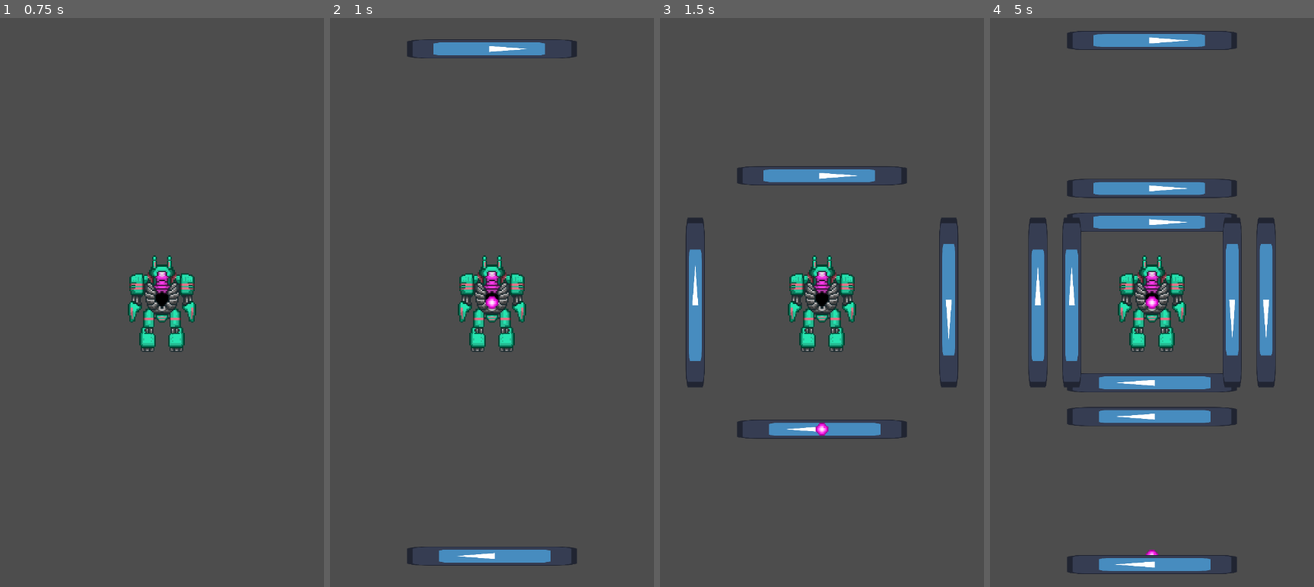
Above: before the commit, frames 1-4 (left to right).
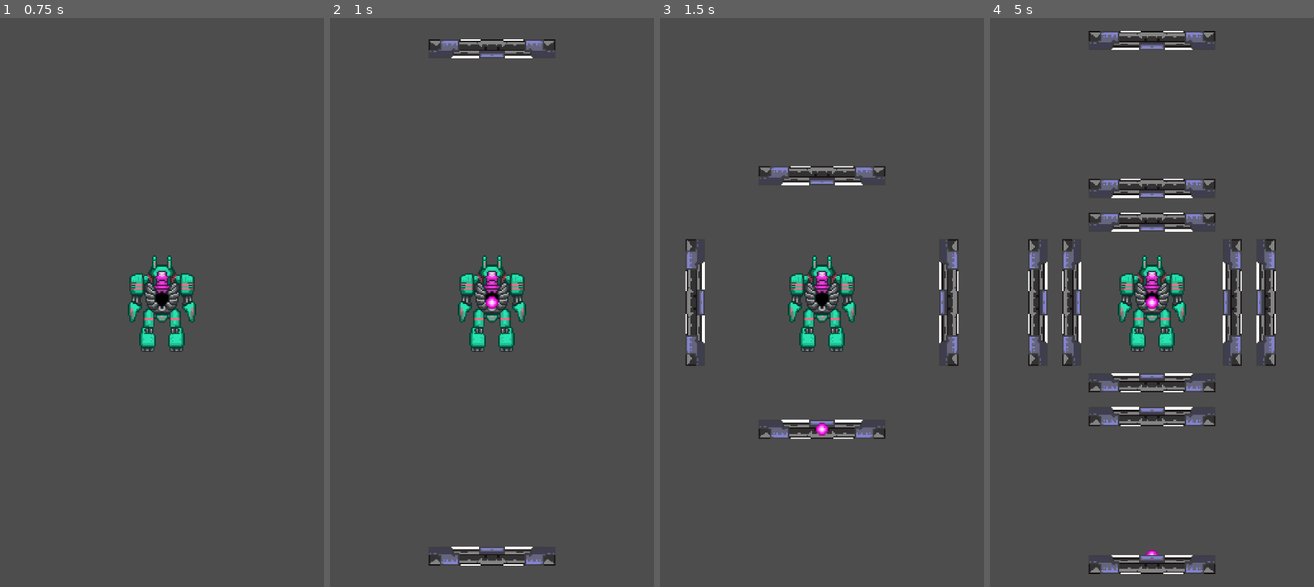
Above: after the commit, the same moments.

Repository: MightyPossum/Kabal-GameJam-2025
Game: Godot game, scene res://assets/scenes/GameScene.tscn
The game is run twice, just before and just after one commit, with the same random seed, the same clock (stepped at 60 frames per second) and the same inputs. The engine's default icon, where the game draws it, is replaced by a stand-in: a white triangle on a blue panel in a dark square.
Inputs:
- Up to frame 1 (0.75 s): tap Enter at 0.5 s
- Up to frame 2 (1 s): no input
- Up to frame 3 (1.5 s): no input
- Up to frame 4 (5 s): no input

Frame 1 is identical in both runs. In frame 2, 2.6% of the frame differs, in the area x 23-77%, y 3-97%; in frame 3, 5.3%; in frame 4, 13%, in the area x 11-89%, y 2-98%.

Commit message:
wall art activate

Diff:
--- a/assets/scenes/basic_projectile.tscn
+++ b/assets/scenes/basic_projectile.tscn
@@ -1,10 +1,18 @@
-[gd_scene load_steps=3 format=3 uid="uid://ccli6u06lnj5y"]
+[gd_scene load_steps=4 format=3 uid="uid://ccli6u06lnj5y"]
 
 [ext_resource type="Script" uid="uid://covikpintekwo" path="res://assets/scenes/basic_projectile.gd" id="1_kv6yc"]
 [ext_resource type="Texture2D" uid="uid://bv18qrdphg64g" path="res://assets/art/pew.png" id="2_kv6yc"]
+
+[sub_resource type="CircleShape2D" id="CircleShape2D_kv6yc"]
+radius = 5.09902
 
 [node name="basic_projectile" type="Node2D"]
 script = ExtResource("1_kv6yc")
 
 [node name="Sprite2D" type="Sprite2D" parent="."]
 texture = ExtResource("2_kv6yc")
+
+[node name="Area2D" type="Area2D" parent="."]
+
+[node name="CollisionShape2D" type="CollisionShape2D" parent="Area2D"]
+shape = SubResource("CircleShape2D_kv6yc")
--- a/assets/scenes/wall.tscn
+++ b/assets/scenes/wall.tscn
@@ -1,7 +1,7 @@
 [gd_scene load_steps=4 format=3 uid="uid://4421g4nsitik"]
 
 [ext_resource type="Script" uid="uid://dv2osfh7krcw1" path="res://assets/scripts/wall.gd" id="1_fv7l2"]
-[ext_resource type="Texture2D" uid="uid://jppnifqkqvlb" path="res://icon.svg" id="2_nddmm"]
+[ext_resource type="Texture2D" uid="uid://d2vac4hxnhikt" path="res://assets/art/basewall.png" id="2_nddmm"]
 
 [sub_resource type="RectangleShape2D" id="1_shape"]
 size = Vector2(31, 130)
@@ -10,7 +10,6 @@
 script = ExtResource("1_fv7l2")
 
 [node name="Sprite2D" type="Sprite2D" parent="."]
-scale = Vector2(0.117188, 1.04601)
 texture = ExtResource("2_nddmm")
 
 [node name="Area2D" type="Area2D" parent="." groups=["wall"]]
Not shown: 1 places in assets/scenes/mech.tscn that only renumber resources
